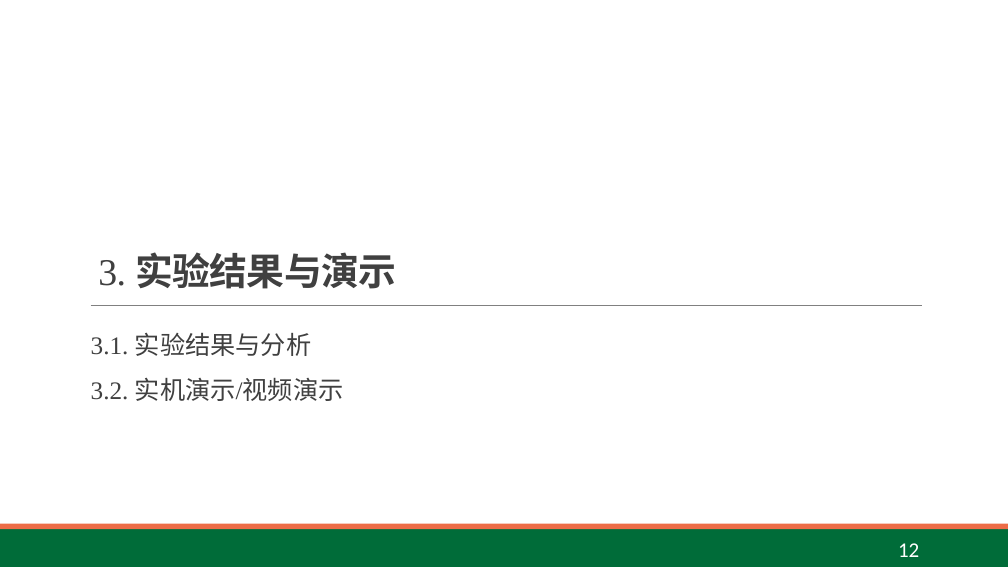
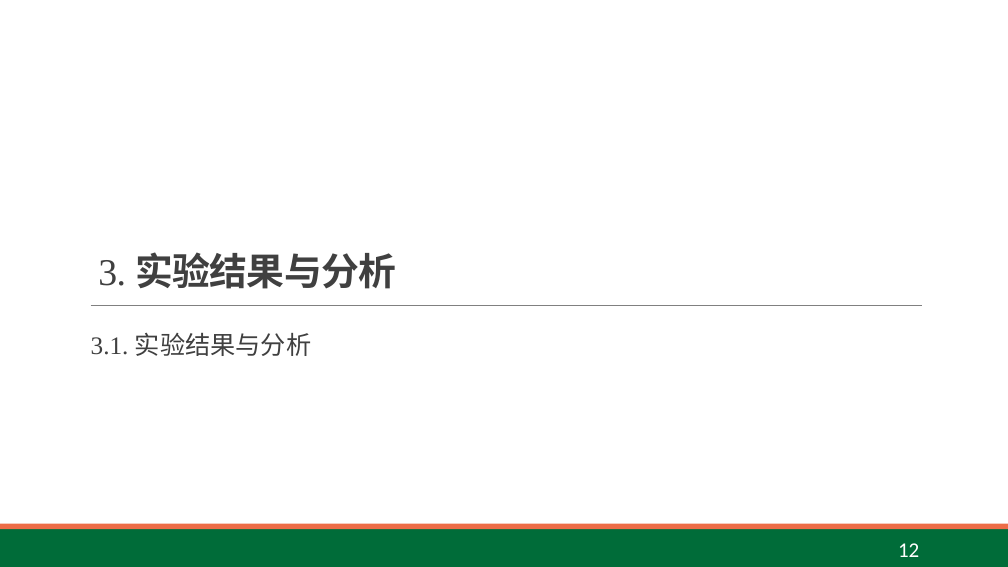
Before and after one commit to rosy233333/weekly-progress, a slide deck: slide 12 of 24.5.22~24.5.28/毕业答辩PPT.pptx. Drawn at 1008x567 pixels with LibreOffice and Linux fonts; fonts in the diff are those of the drawing. Boxes give left, top, right and bottom in pixels: in the first picture for what was removed or moved away, otherwise in the second. Text is boxed around its words. In the diff, an @@ line names an element or a change of style, - is before the commit and + after.

```diff
--- a/24.5.22~24.5.28/毕业答辩PPT.pptx
+++ b/24.5.22~24.5.28/毕业答辩PPT.pptx
@@ title at (98, 252, 396, 289): text changed @@
-3. 实验结果与演示
+3. 实验结果与分析
@@ text at (91, 378, 344, 401): paragraph removed @@
-3.2. 实机演示/视频演示
```
Also in this commit, not shown: 3 other slides changed, 3 other files.
